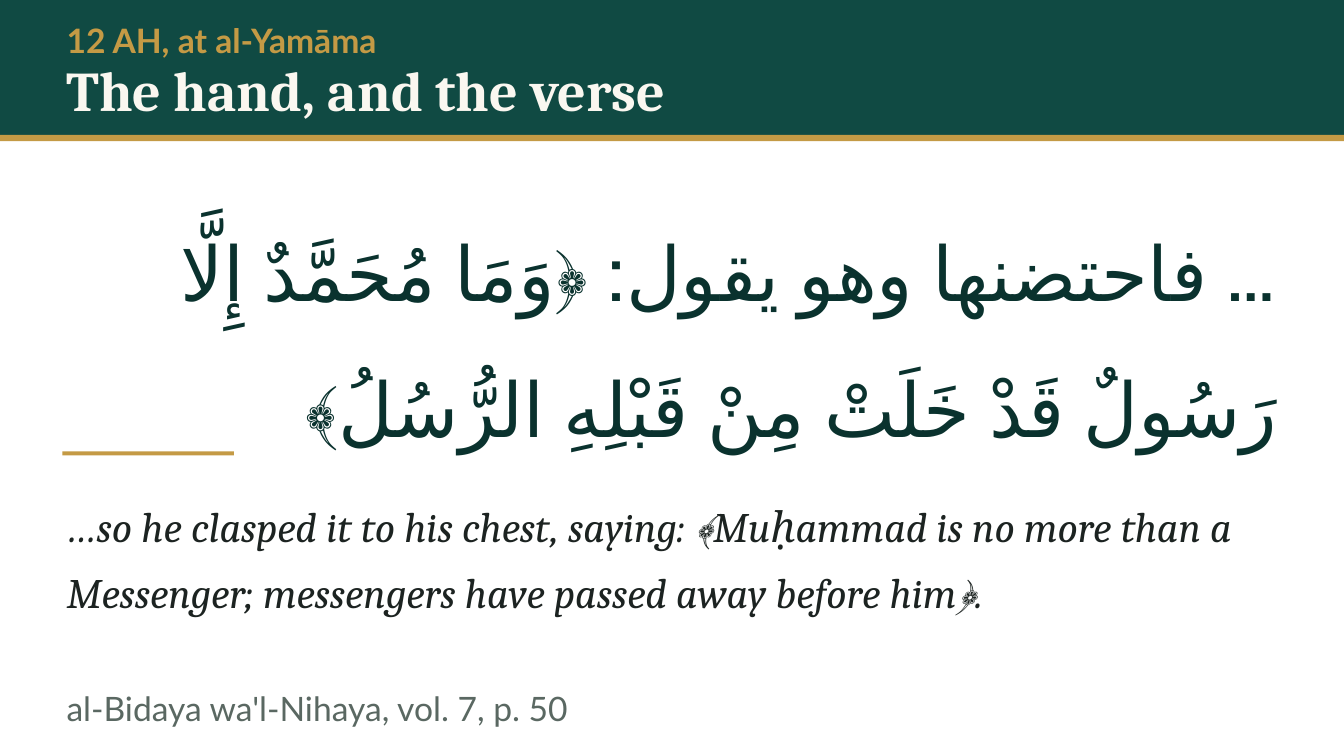
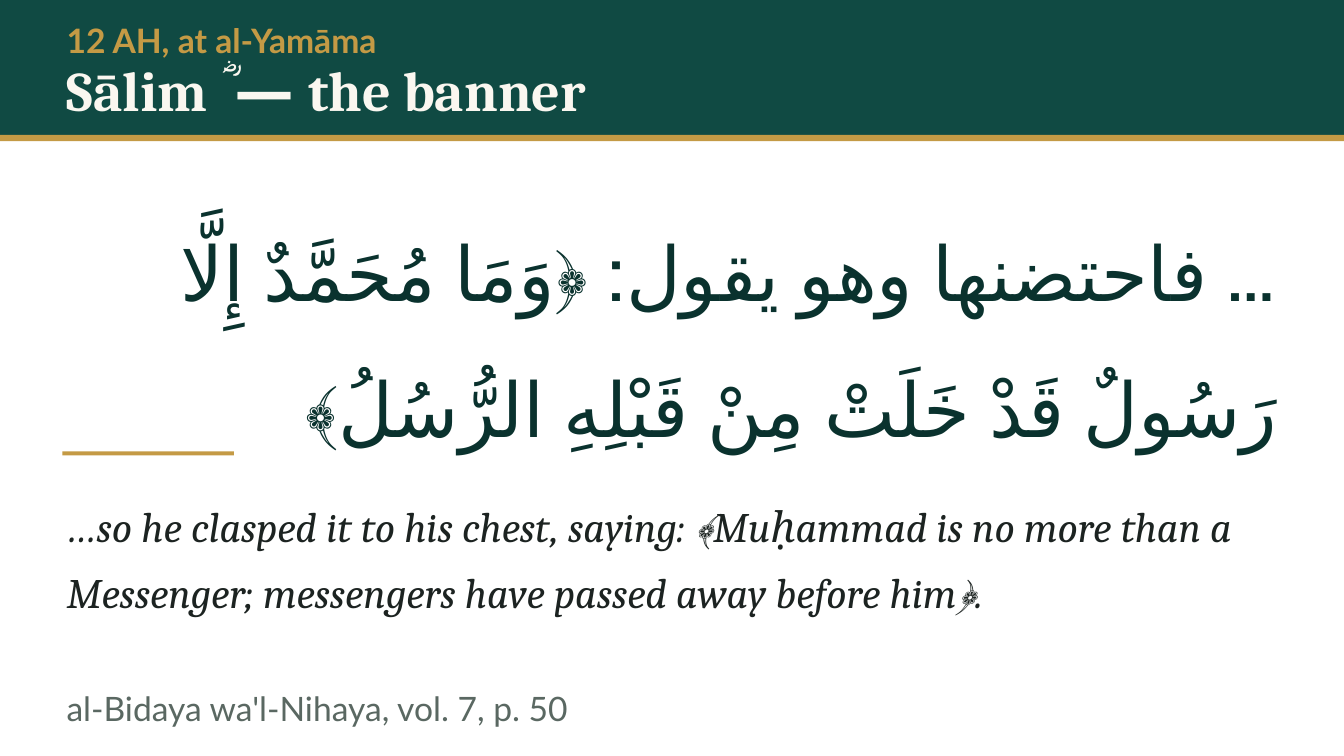
Before and after one commit to daniyalyasin93/2026SeptemberIslamicHistoryClass, a slide deck: slide 35 of S05_yamama_dead_oman_mahra/S05.pptx. Drawn at 1344x756 pixels with LibreOffice and Linux fonts; fonts in the diff are those of the drawing. Boxes give left, top, right and bottom in pixels: in the first picture for what was removed or moved away, otherwise in the second. Text is boxed around its words. In the diff, an @@ line names an element or a change of style, - is before the commit and + after.

```diff
--- a/S05_yamama_dead_oman_mahra/S05.pptx
+++ b/S05_yamama_dead_oman_mahra/S05.pptx
@@ text at (67,72,586,112): text changed @@
-The hand, and the verse
+Sālim ؓ — the banner
```
Also in this commit, not shown: 22 other slides changed, 6 other files.
